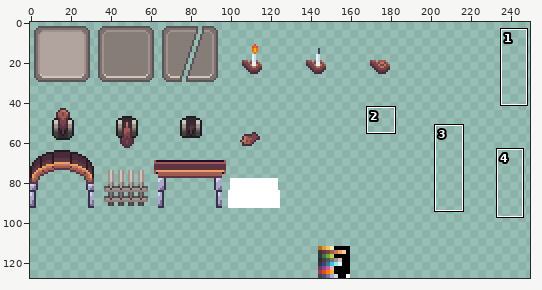
Sprite sheet -- Assets/Textures/objects.png. Above, an overview of the earlier version with the close-up marked.
Close-up. Earlier state:
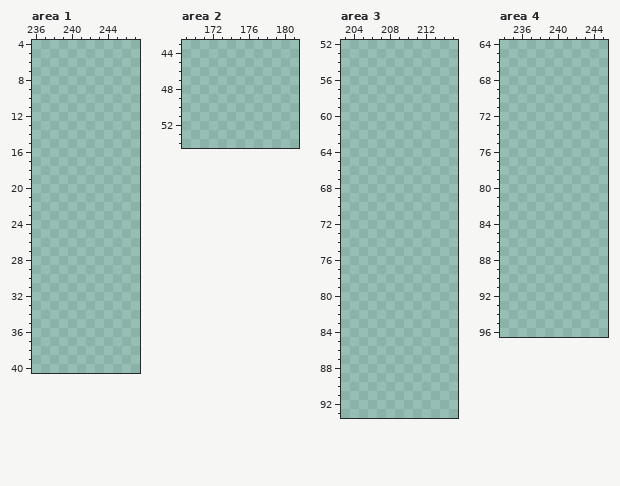
The file is 256x128 pixels. Colours within 5 levels of each other are drawn and written as one. Shown: area 1: x 236..247, y 4..40; area 2: x 169..181, y 43..54; area 3: x 203..215, y 52..93; area 4: x 234..245, y 64..96. The wide view leaves out empty margins. The commit also changed other parts of the picture, which this record leaves out.
Now the later version:
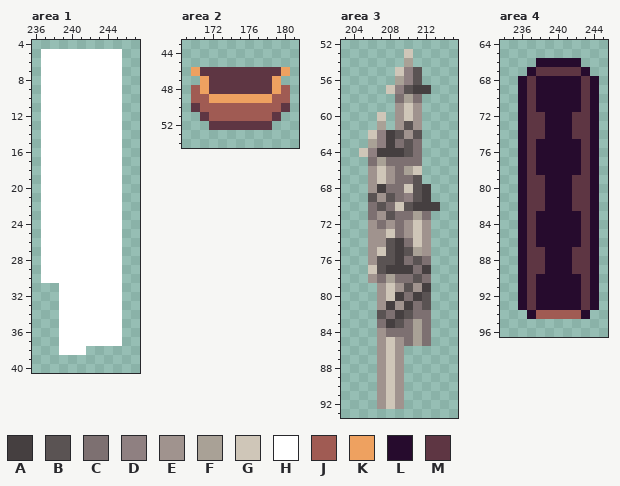
Palette (. is transparent): A #453f40  B #5a5353  C #7d7071  D #8f8081  E #a0938e  F #a9a196  G #cfc6b8  H #ffffff  J #a05b53  K #eea160  L #260b2d  M #5e3643
Changes in this commit:
--- area 1
@@ x 236..247 @@
  4 ............
- 5 ............
- 6 ............
- 7 ............
- 8 ............
- 9 ............
-10 ............
-11 ............
-12 ............
-13 ............
-14 ............
-15 ............
-16 ............
-17 ............
-18 ............
-19 ............
-20 ............
-21 ............
-22 ............
-23 ............
-24 ............
-25 ............
-26 ............
-27 ............
-28 ............
-29 ............
-30 ............
-31 ............
-32 ............
-33 ............
-34 ............
-35 ............
-36 ............
-37 ............
-38 ............
+ 5 .HHHHHHHHH..
+ 6 .HHHHHHHHH..
+ 7 .HHHHHHHHH..
+ 8 .HHHHHHHHH..
+ 9 .HHHHHHHHH..
+10 .HHHHHHHHH..
+11 .HHHHHHHHH..
+12 .HHHHHHHHH..
+13 .HHHHHHHHH..
+14 .HHHHHHHHH..
+15 .HHHHHHHHH..
+16 .HHHHHHHHH..
+17 .HHHHHHHHH..
+18 .HHHHHHHHH..
+19 .HHHHHHHHH..
+20 .HHHHHHHHH..
+21 .HHHHHHHHH..
+22 .HHHHHHHHH..
+23 .HHHHHHHHH..
+24 .HHHHHHHHH..
+25 .HHHHHHHHH..
+26 .HHHHHHHHH..
+27 .HHHHHHHHH..
+28 .HHHHHHHHH..
+29 .HHHHHHHHH..
+30 .HHHHHHHHH..
+31 ...HHHHHHH..
+32 ...HHHHHHH..
+33 ...HHHHHHH..
+34 ...HHHHHHH..
+35 ...HHHHHHH..
+36 ...HHHHHHH..
+37 ...HHHHHHH..
+38 ...HHH......
 39 ............
--- area 2
@@ x 169..181 @@
 45 .............
-46 .............
-47 .............
-48 .............
-49 .............
-50 .............
-51 .............
-52 .............
+46 .KMMMMMMMMMK.
+47 ..KMMMMMMMK..
+48 .JKMMMMMMMKJ.
+49 .JJKKKKKKKJJ.
+50 .MJJJJJJJJJM.
+51 ..MJJJJJJJM..
+52 ...MMMMMMM...
 53 .............
--- area 3
@@ x 203..215 @@
 52 .............
-53 .............
-54 .............
-55 .............
-56 .............
-57 .............
-58 .............
-59 .............
-60 .............
-61 .............
-62 .............
-63 .............
-64 .............
-65 .............
-66 .............
-67 .............
-68 .............
-69 .............
-70 .............
-71 .............
-72 .............
-73 .............
-74 .............
-75 .............
-76 .............
-77 .............
-78 .............
-79 .............
-80 .............
-81 .............
-82 .............
-83 .............
-84 .............
-85 .............
-86 .............
-87 .............
-88 .............
-89 .............
-90 .............
-91 .............
-92 .............
+53 .......G.....
+54 .......F.....
+55 ......GDB....
+56 ......FDB....
+57 .....GDBAA...
+58 ......CFC....
+59 ......EGE....
+60 ....G.EGE....
+61 ....F.EBE....
+62 ...GDABEB....
+63 ...FDACBC....
+64 ..GDAAABC....
+65 ...CFCCCC....
+66 ...EGECFG....
+67 ...EGECCB....
+68 ...EACCGBA...
+69 ...BEBCDBA...
+70 ...CBCGBAAA..
+71 ...CEBCCFC...
+72 ...ECECEGE...
+73 ...EEGCEGE...
+74 ...EEBACGE...
+75 ...EGBABFE...
+76 ...EBBACBC...
+77 ...GBAAACA...
+78 ...ECFCCBC...
+79 ....EGEBEA...
+80 ....EGACAB...
+81 ....EAEACB...
+82 ....BCABCC...
+83 ....CABCFC...
+84 ....ECCCFC...
+85 ....EGECFC...
+86 ....EGE......
+87 ....EGE......
+88 ....EGE......
+89 ....EGE......
+90 ....EGE......
+91 ....EGE......
+92 ....EGE......
 93 .............
--- area 4
@@ x 234..245 @@
 65 ............
-66 ............
-67 ............
-68 ............
-69 ............
-70 ............
-71 ............
-72 ............
-73 ............
-74 ............
-75 ............
-76 ............
-77 ............
-78 ............
-79 ............
-80 ............
-81 ............
-82 ............
-83 ............
-84 ............
-85 ............
-86 ............
-87 ............
-88 ............
-89 ............
-90 ............
-91 ............
-92 ............
-93 ............
-94 ............
+66 ....LLLLL...
+67 ...LMMMMML..
+68 ..LMLLLLLML.
+69 ..LMLLLLLML.
+70 ..LMLLLLLML.
+71 ..LMLLLLLML.
+72 ..LMMLLLMML.
+73 ..LMMLLLMML.
+74 ..LMMLLLMML.
+75 ..LMLLLLLML.
+76 ..LMLLLLLML.
+77 ..LMLLLLLML.
+78 ..LMLLLLLML.
+79 ..LMMLLLMML.
+80 ..LMMLLLMML.
+81 ..LMMLLLMML.
+82 ..LMMLLLMML.
+83 ..LMLLLLLML.
+84 ..LMLLLLLML.
+85 ..LMLLLLLML.
+86 ..LMLLLLLML.
+87 ..LMMLLLMML.
+88 ..LMMLLLMML.
+89 ..LMMLLLMML.
+90 ..LMLLLLLML.
+91 ..LMLLLLLML.
+92 ..LMLLLLLML.
+93 ..LMLLLLLML.
+94 ...LJJJJJL..
 95 ............
Changed places in both close-ups, as pixel boxes (x1, y1, x2, y2):
added: (41, 49, 122, 355)
added: (191, 67, 290, 130)
added: (359, 49, 440, 409)
added: (518, 58, 599, 319)
